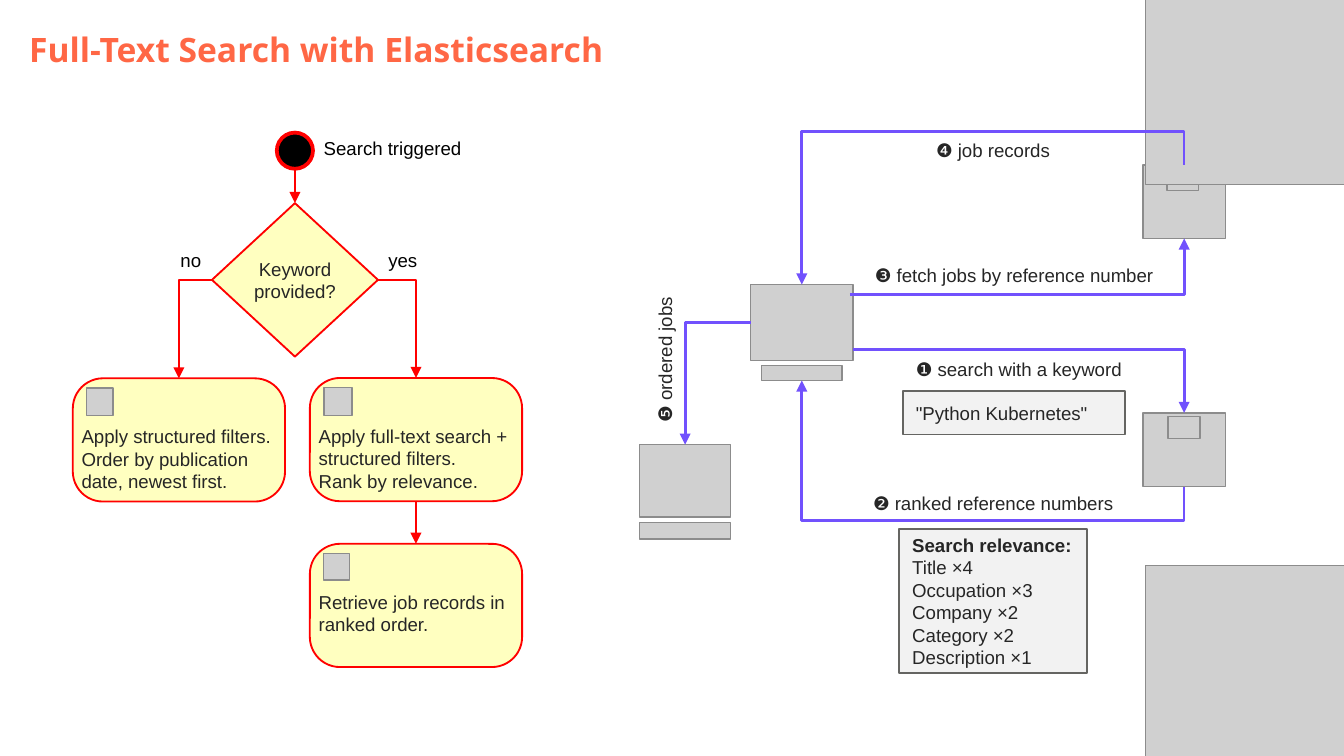
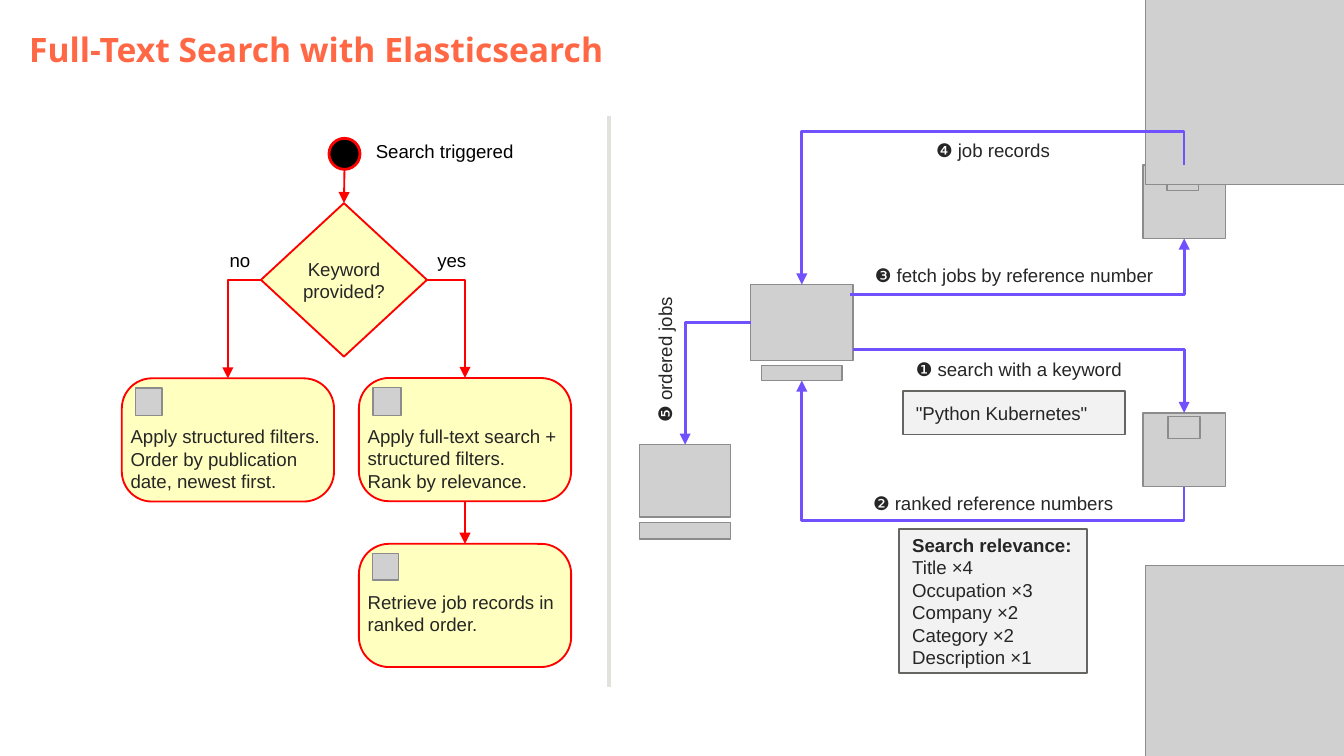
Before and after one commit to DataScientest-Studio/jun26bde-job-market, a slide deck: slide 8 of docs/defence/Defence.pptx. Drawn at 1344x756 pixels with LibreOffice and Linux fonts; fonts in the diff are those of the drawing; grey boxes stand for pictures; background and template pictures are left out. Boxes give left, top, right and bottom in pixels: in the first picture for what was removed or moved away, otherwise in the second. Text is boxed around its words. In the diff, an @@ line names an element or a change of style, - is before the commit and + after.

```diff
--- a/docs/defence/Defence.pptx
+++ b/docs/defence/Defence.pptx
@@ line added from (609, 116) to (609, 687), #E3E2DC 2.25 pt @@
@@ ellipse: place and size @@
-ellipse at box(277, 133, 313, 169)
+ellipse at box(329, 138, 360, 169)
@@ ellipse at box(329, 138, 360, 169): outline #FF0000 2 pt to #FF0000 1.5 pt @@
@@ text "Search triggered": place and size @@
-text "Search triggered" at box(324, 141, 462, 159)
+text "Search triggered" at box(376, 144, 514, 162)
@@ 3 pictures, 3 rounded rectangles, 2 texts, 2 arrows, 2 elbow arrows, 1 diamond: place and size @@
-3 pictures, 3 rounded rectangles, 2 texts, 2 arrows, 2 elbow arrows, 1 diamond at box(73, 169, 523, 668)
+3 pictures, 3 rounded rectangles, 2 texts, 2 arrows, 2 elbow arrows, 1 diamond at box(122, 169, 571, 668)
```
Also in this commit, not shown: 4 other slides changed, 1 slide removed, 9 other files.
